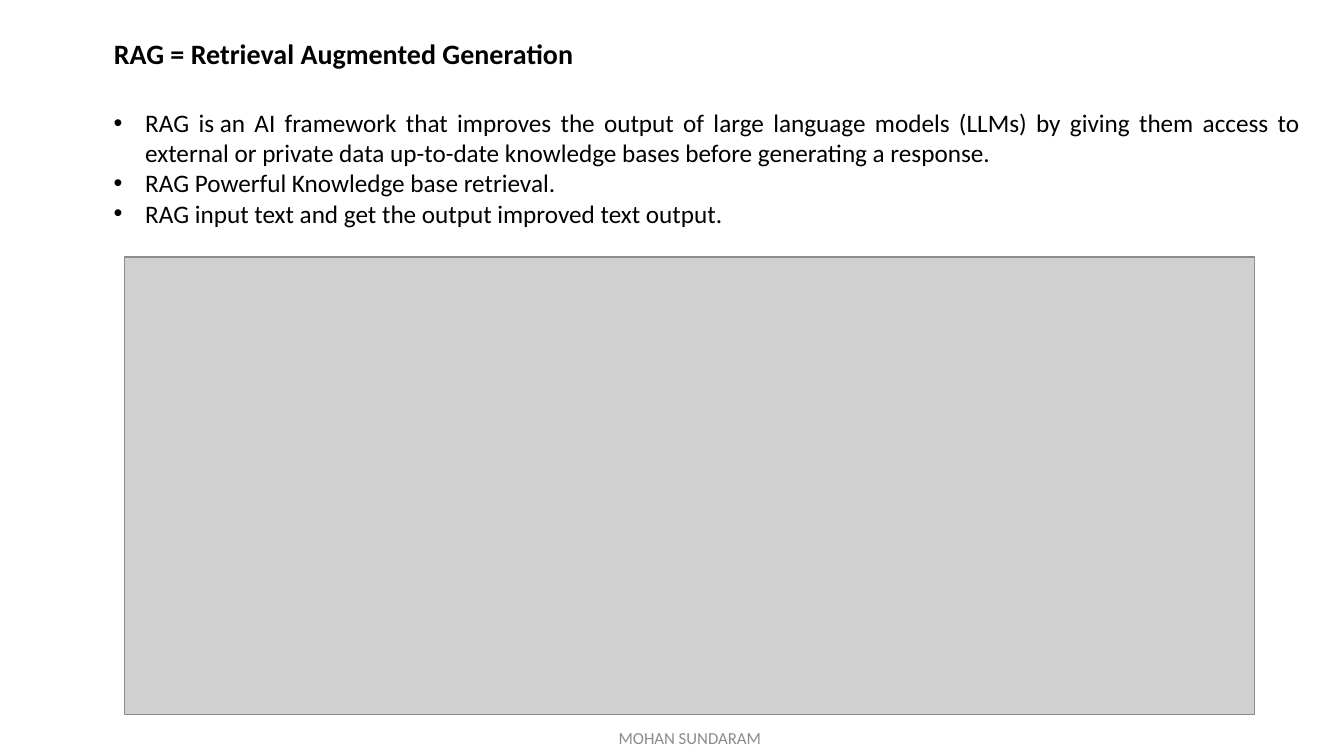
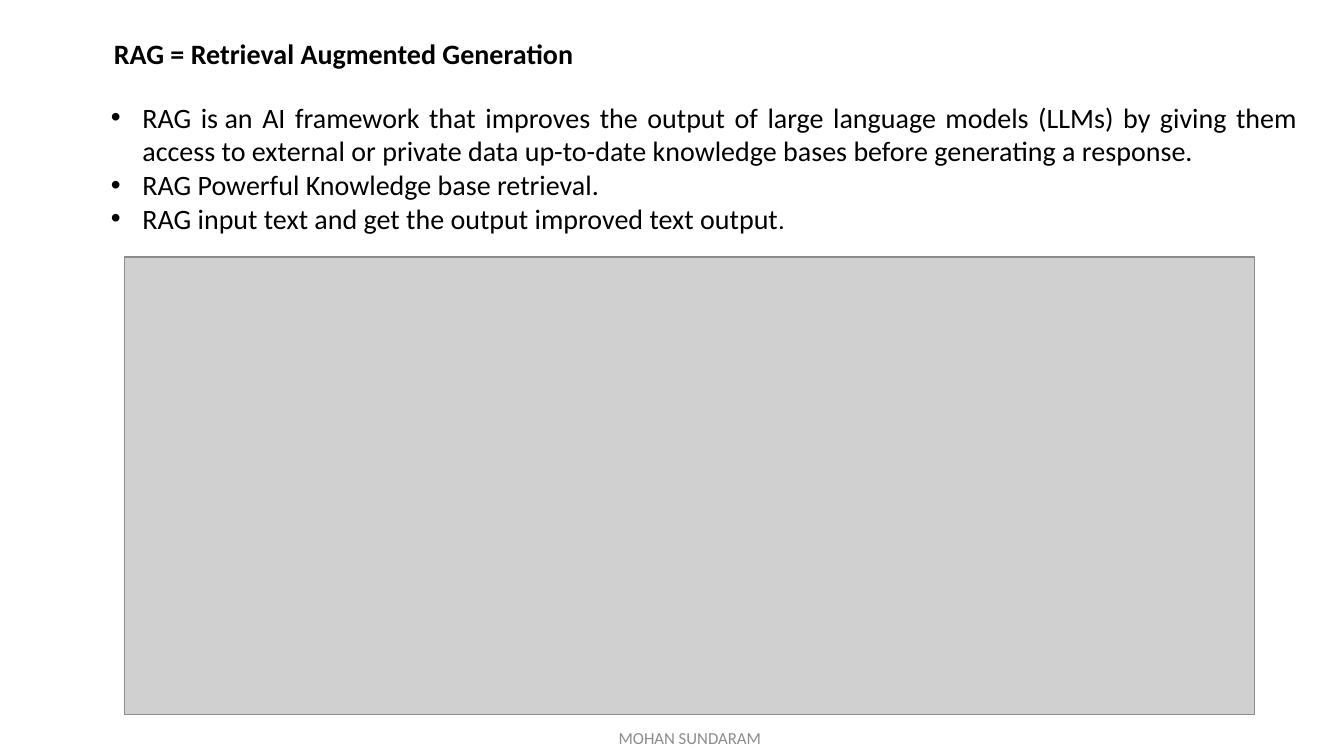
Before and after one commit to mohan4295work/Doc, a slide deck: slide 6 of Artificial Intelligence.pptx. Drawn at 1344x756 pixels with LibreOffice and Linux fonts; fonts in the diff are those of the drawing; grey boxes stand for pictures. Boxes give left, top, right and bottom in pixels: in the first picture for what was removed or moved away, otherwise in the second. Text is boxed around its words. In the diff, an @@ line names an element or a change of style, - is before the commit and + after.

```diff
--- a/Artificial Intelligence.pptx
+++ b/Artificial Intelligence.pptx
@@ text "RAG is an AI framework ..." at bbox=[142, 107, 1296, 234]: size 18 to 20 pt @@
```
Also in this commit, not shown: 7 other slides changed.
